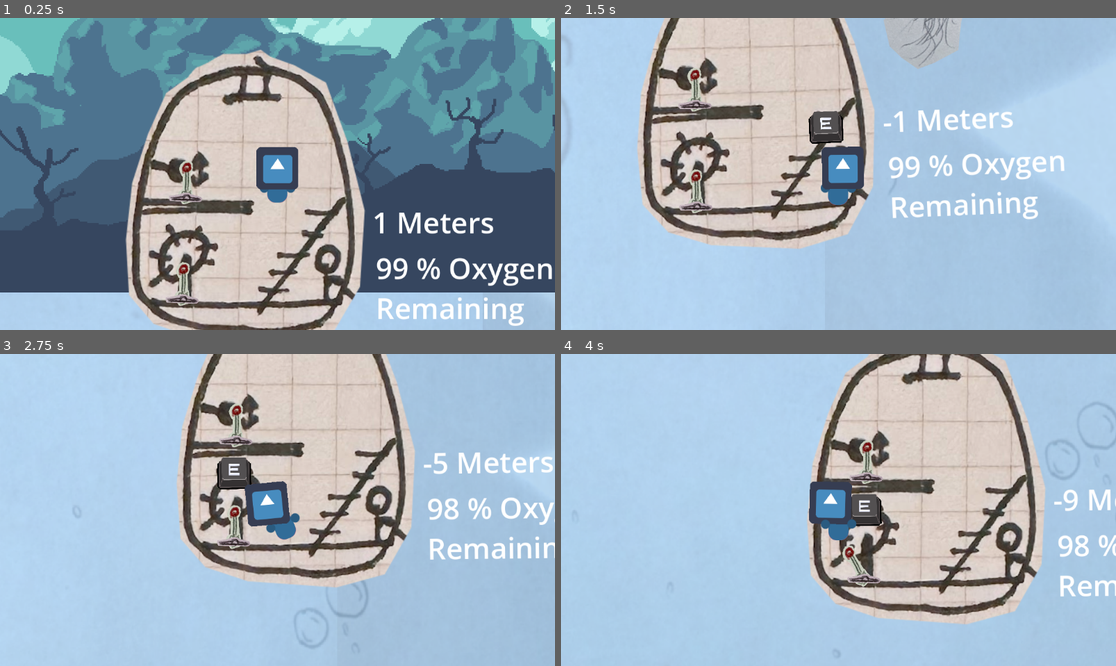
Above: before the commit, frames 1-4 (two rows, left to right).
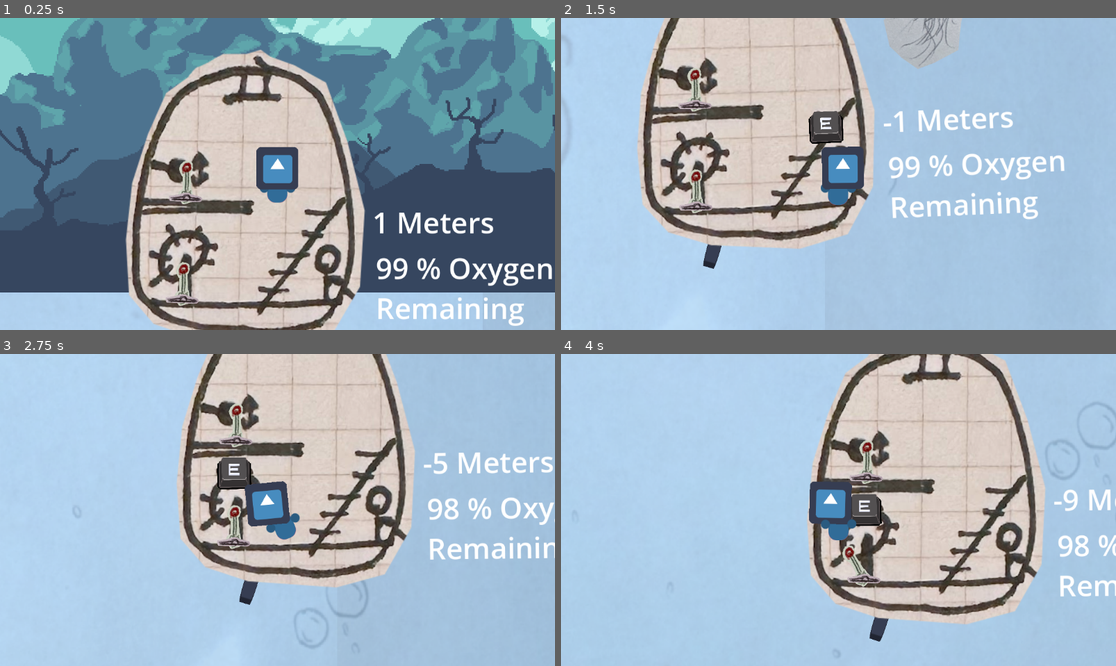
Above: after the commit, the same moments.

Repository: calzila/GGJ_2025
Game: Godot game, scene res://Overworld.tscn
The game is run twice, just before and just after one commit, with the same random seed, the same clock (stepped at 60 frames per second) and the same inputs. The engine's default icon, where the game draws it, is replaced by a stand-in: a white triangle on a blue panel in a dark square.
Inputs:
- Up to frame 1 (0.25 s): no input
- Up to frame 2 (1.5 s): tap Enter (ui_accept) at 0.5, 0.77 s; hold D (move_right) from 0.53 s (still down); tap E (Grab) at 0.6, 1.35 s
- Up to frame 3 (2.75 s): tap Enter (ui_accept) at 1.52 s; release D (move_right) at 2.03 s; hold A (move_left) from 2.03 s (still down); tap E (Grab) at 2.1 s
- Up to frame 4 (4 s): keep holding A (move_left); tap E (Grab) at 2.85, 3.6 s; tap Enter (ui_accept) at 3.02, 3.77 s

The runs differ from the first frame. In frame 2, 0.2% of the frame differs, in the area x 25-29%, y 72-81%; in frame 3, 0.2%; in frame 4, 0.2%.
Error in both runs: Invalid assignment of property or key 'playerIsHolding' with value of type 'bool' on a base object of type 'Nil'. (res://grabber.gd:46)

Commit message:
Adding cannon visual to the light

Diff:
--- a/TheSub.tscn
+++ b/TheSub.tscn
@@ -135,9 +135,15 @@
 
 [node name="PointLight2D" type="PointLight2D" parent="."]
 position = Vector2(0, -223)
-rotation = 4.86249
+rotation = 0.315905
 scale = Vector2(5.53125, 5.875)
 texture = ExtResource("8_w06ea")
 offset = Vector2(0, 312)
 
+[node name="Sprite2D" type="Sprite2D" parent="PointLight2D"]
+z_index = -2
+scale = Vector2(0.04, 0.48)
+texture = ExtResource("7_oj24b")
+offset = Vector2(0, 64)
+
 [connection signal="timeout" from="TimerFishSpawn" to="." method="_on_timer_fish_spawn_timeout"]
